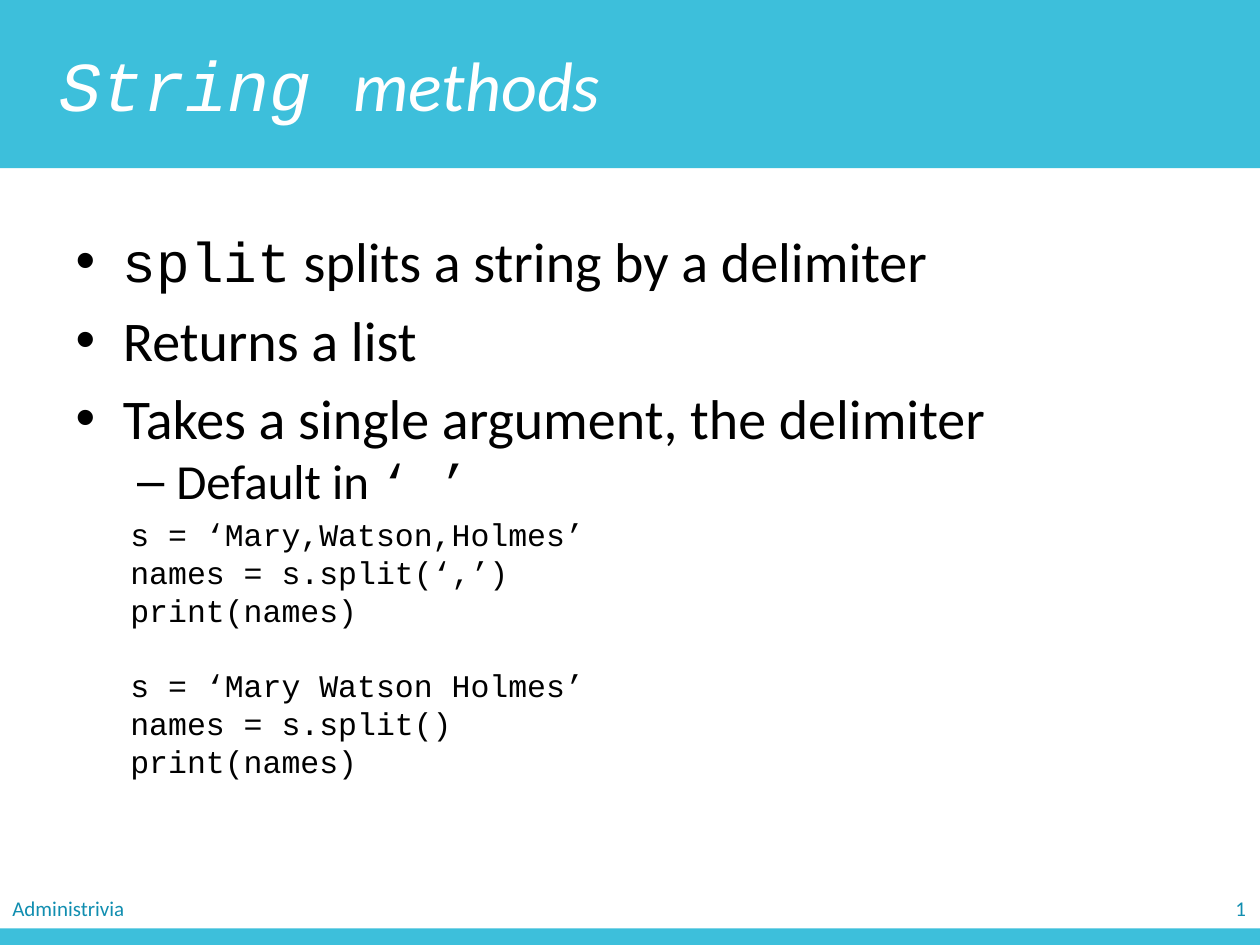
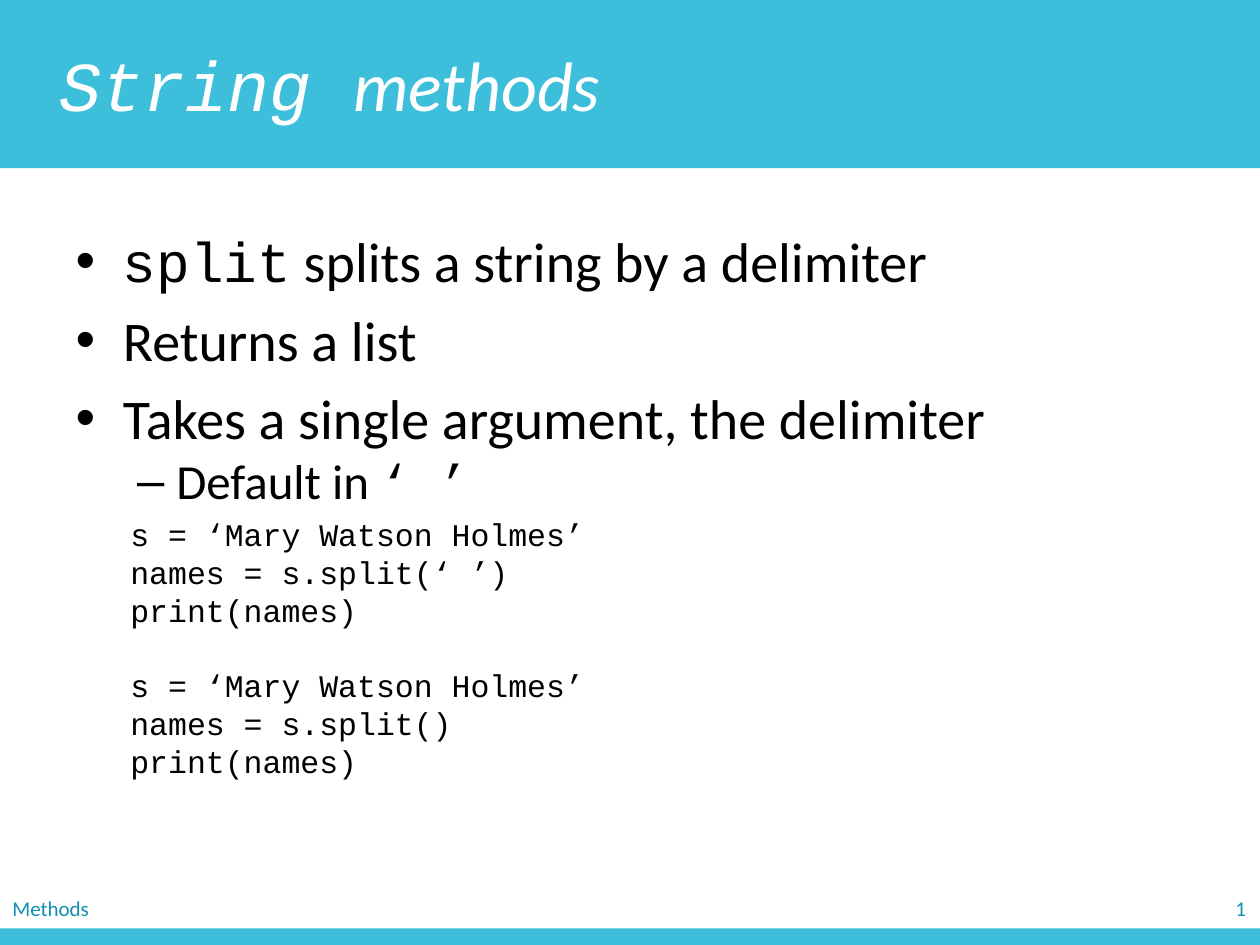
Before and after one commit to zichengliao/zuics101-fa17, a slide deck: slide 42 of lectures/lec09/lec09.pptx (slide 40 before the commit). Drawn at 1260x945 pixels with LibreOffice and Linux fonts; fonts in the diff are those of the drawing. Boxes give left, top, right and bottom in pixels: in the first picture for what was removed or moved away, otherwise in the second. Text is boxed around its words. In the diff, an @@ line names an element or a change of style, - is before the commit and + after.

```diff
--- a/lectures/lec09/lec09.pptx
+++ b/lectures/lec09/lec09.pptx
@@ text at bbox=[130, 523, 584, 591]: text changed @@
-s = ‘Mary,Watson,Holmes’
-names = s.split(‘,’)
+s = ‘Mary Watson Holmes’
+names = s.split(‘ ’)
@@ text removed at bbox=[12, 901, 124, 916] @@
-Administrivia
@@ text added at bbox=[12, 901, 89, 916], 12 pt, text #118EB0 @@
+Methods
```
Also in this commit, not shown: 43 other slides changed, 3 slides added, 4 slides removed.
